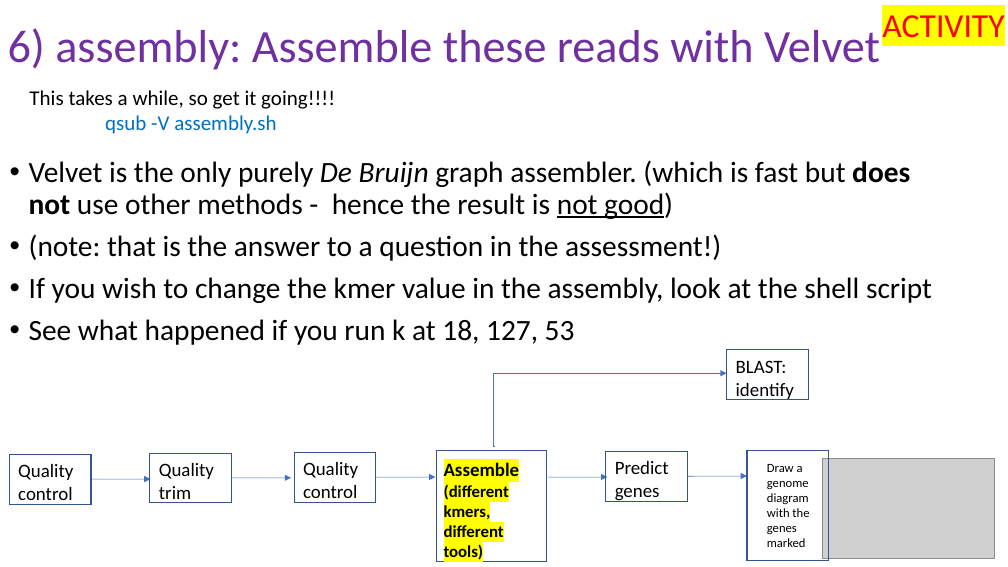
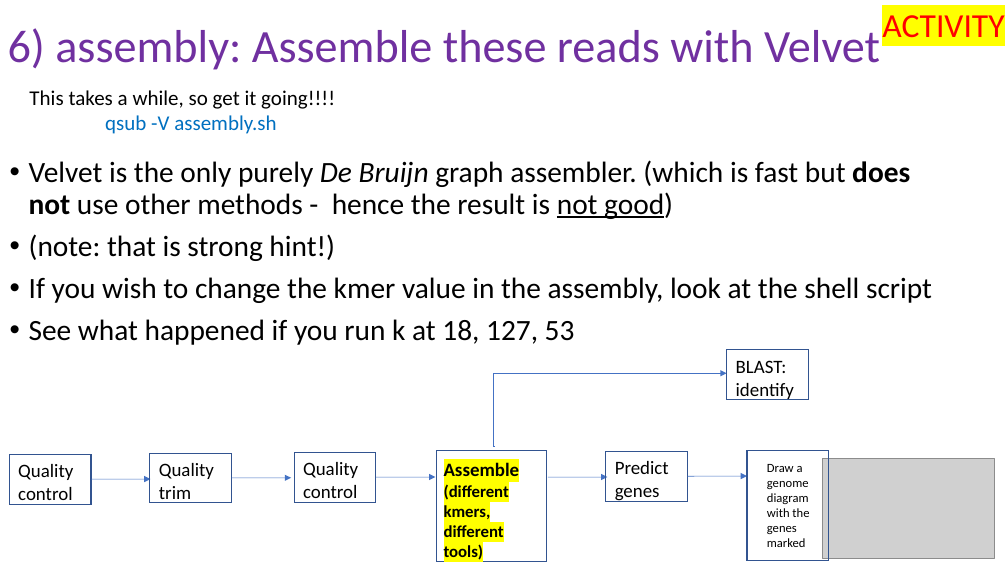
Before and after one commit to peterthorpe5/genome_assembly_workshop, a slide deck: slide 16 of powerpoint/6_assembly.pptx. Drawn at 1008x567 pixels with LibreOffice and Linux fonts; fonts in the diff are those of the drawing; grey boxes stand for pictures. Boxes give left, top, right and bottom in pixels: in the first picture for what was removed or moved away, otherwise in the second. Text is boxed around its words. In the diff, an @@ line names an element or a change of style, - is before the commit and + after.

```diff
--- a/powerpoint/6_assembly.pptx
+++ b/powerpoint/6_assembly.pptx
@@ text at [29, 234, 335, 261]: text changed @@
-• (note: that is the answer to a question in the assessment!)
+• (note: that is strong hint!)
```
Also in this commit, not shown: 12 other slides changed, 23 other files.
